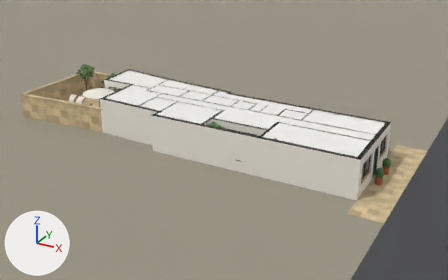
The Blender file floorplan-3d/flat.blend: old version first, new version second.
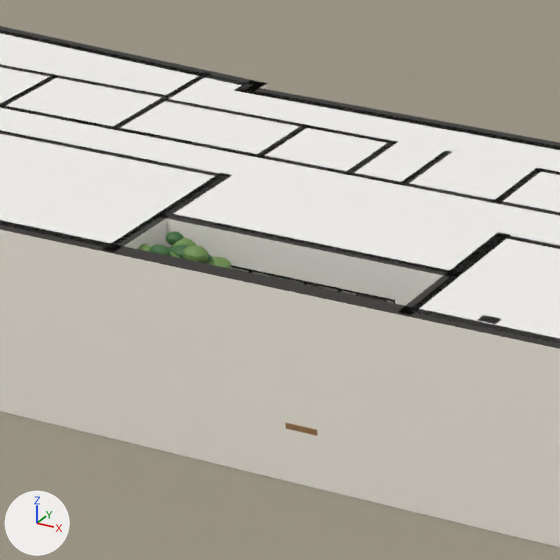
The first picture shows the older version from a 50 mm lens placed at (23.0, -37.9, 19.0), pointed at (2.3, -0.1, 0.1). The close-ups show the older and then the newer version on the part from 40% to 65% of the width and 27% to 67% of the height of that picture. Only the edits that show in the close-ups are written down. Every picture has the same lights, and +X, +Y and +Z are marked at lower left.

In view in the first close-up: 'Walls', 'ceil_bath1', 'ceil_bed2', 'ceil_box', 'ceil_corr', 'ceil_hall', 'ceil_kitB', 'ceil_lift', 'ceil_stairs', 'ceil_utility', 'furn_court_table', 'furn_court_tree', 'ground' and 6 more.
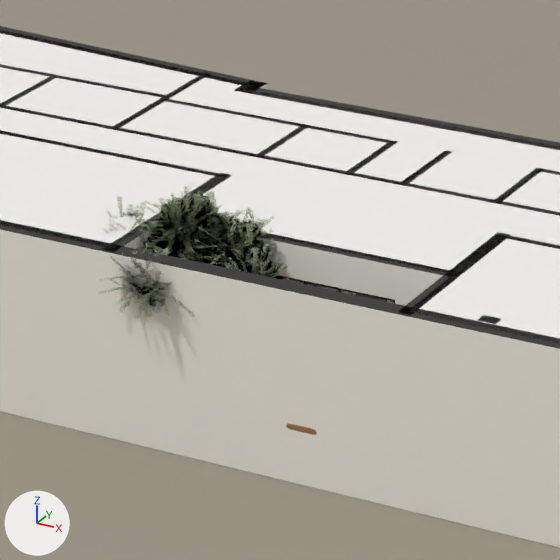
Where the change shows, as pixel boxes [x1, y1, x2, y2] in the close-ups (560 x 560 px):
'furn_court_tree', reshaped, modifiers changed
    before: [138, 231, 231, 269]
    after: [98, 187, 290, 324]
'furn_court_table', modifiers changed (mostly hidden)
    before: [285, 423, 317, 436]
    after: [286, 423, 317, 435]

The change in detail:
Picture 'leaf_olive.png' (img_leaf_olive_png) is new.
Material 'LeafOlive' (mat_leafolive) is new.
Uses the picture img_leaf_olive_png.
me_furn_court_tree is used by ob_furn_court_tree; location (3.3, -3.4, 0.0).
me_furn_court_tree had 2908 vertices, 2386 faces and spanned x -0.88..0.67, y -0.67..0.65, z 0.0..2.77.
me_furn_court_tree now has 7770 vertices, 2444 faces and spans x -1.63..1.86, y -1.36..1.92, z 0.0..3.37.
me_furn_court_tree part 1: 1778 vertices removed from x -0.78..0.67, y -0.67..0.65, z 0.0..2.77; 7712 vertices added at x -1.63..1.86, y -1.36..1.92, z 0.0..3.37.
Other edits to the shape of me_furn_court_tree do not show in these pictures.
me_furn_court_tree no longer uses material mat_leaflight (green #6e8f4e).
me_furn_court_tree no longer uses material mat_leaf (dark green #3e6a3a).
me_furn_court_tree gains material mat_leafolive.
Object 'furn_court_tree' (ob_furn_court_tree) has a BEVEL modifier named 'Bevel'.
On modifier 'Bevel' of object 'furn_court_tree' (ob_furn_court_tree), segments goes from 2 to 3.
On modifier 'Bevel' of object 'furn_court_tree' (ob_furn_court_tree), angle_limit goes from 0.698 to 0.873.
Object 'furn_court_tree' (ob_furn_court_tree) gains a WEIGHTED_NORMAL modifier named 'WeightedNormal'.
Modifier setting: keep_sharp = True.
Object 'furn_court_table' (ob_furn_court_table) has a BEVEL modifier named 'Bevel'.
On modifier 'Bevel' of object 'furn_court_table' (ob_furn_court_table), segments goes from 2 to 3.
On modifier 'Bevel' of object 'furn_court_table' (ob_furn_court_table), angle_limit goes from 0.698 to 0.873.
Object 'furn_court_table' (ob_furn_court_table) gains a WEIGHTED_NORMAL modifier named 'WeightedNormal'.
Modifier setting: keep_sharp = True.
